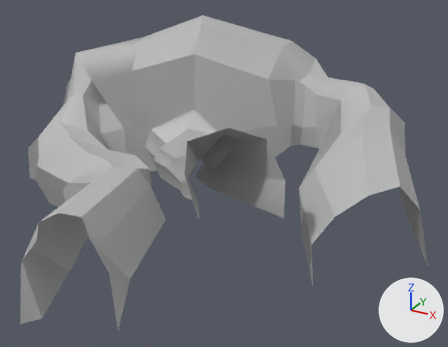
One commit to the FBX model Assets/Models/Environment/MapParts/caveWalls.fbx: the scene before it, then after it.
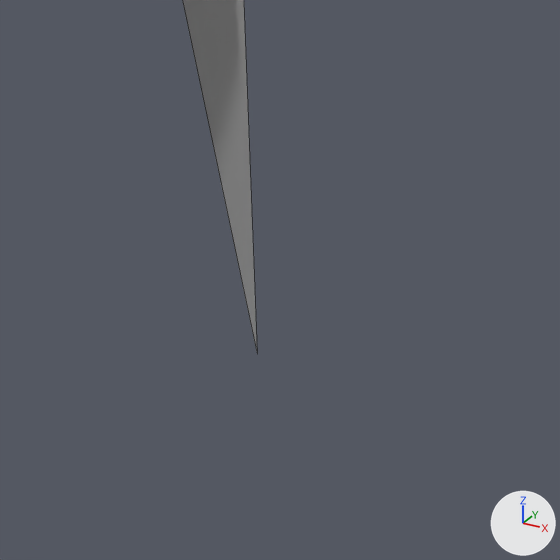
Each version appears first whole from a camera (50 mm lens) standing at (-1.474, 4.582, 5.508) and looking at (-3.528, 8.317, 3.64), and next in a close-up on the part from 64% to 77% of the width and 72% to 89% of the height. Lighting does not change. The marker at lower right points along +X, +Y and +Z. The close-ups show mesh edges as thin lines. Where no turn or scale is listed for an object, it has been applied to the vertices. Vertices at the same position are counted once.
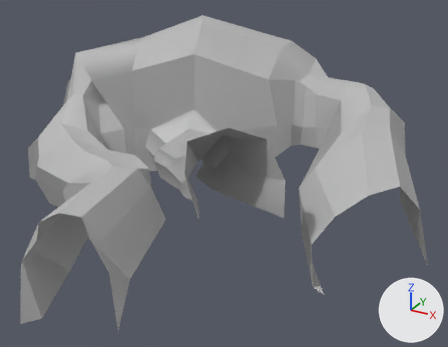
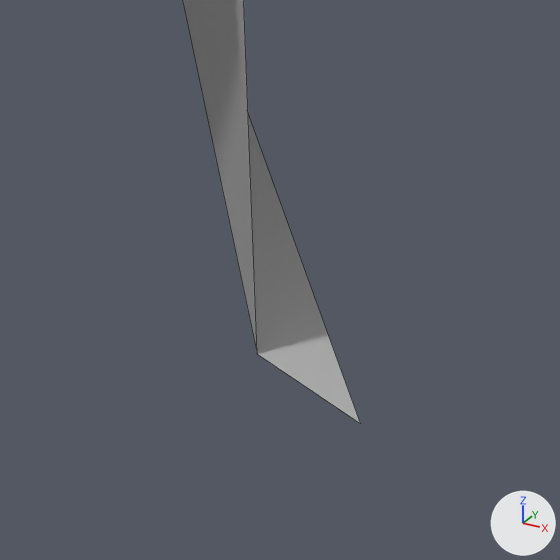
The newer file is also turned or shifted as a whole; pictures and numbers use the older file's frame.

Where the change shows, as pixel boxes (x1, y1, x2, y2) in the close-ups (560 x 560 px):
'Mesh1', reshaped: before (183, 0, 257, 351); after (183, 0, 360, 423)
part 1 of me_mesh, added: after (248, 115, 360, 423)

Diff of the bpy script that builds the scene:
```diff
--- a/Assets/Models/Environment/MapParts/caveWalls.fbx.py
+++ b/Assets/Models/Environment/MapParts/caveWalls.fbx.py
@@ me_mesh @@
 me_mesh.from_pydata(...)  # 202 vertices, 319 faces; spans x -6.59..-3.1, y 6.38..9.96, z 3.31..4.56
 # used by ob_mesh1; location = (1.1353, 0.1832, -0.0132)
 # verts and faces of me_mesh; kept vertices keep their numbers, new ones are numbered from 202
 # before: 109 (-3.97, 8.0, 3.39), 178 (-3.69, 7.52, 3.32)
+# me_mesh part 1
+verts[202] = (-3.61, 7.49, 3.31)  # pixel (360, 423)
+faces += [(109, 178, 202)]
 me_mesh.materials.append(mat_cave)
```
